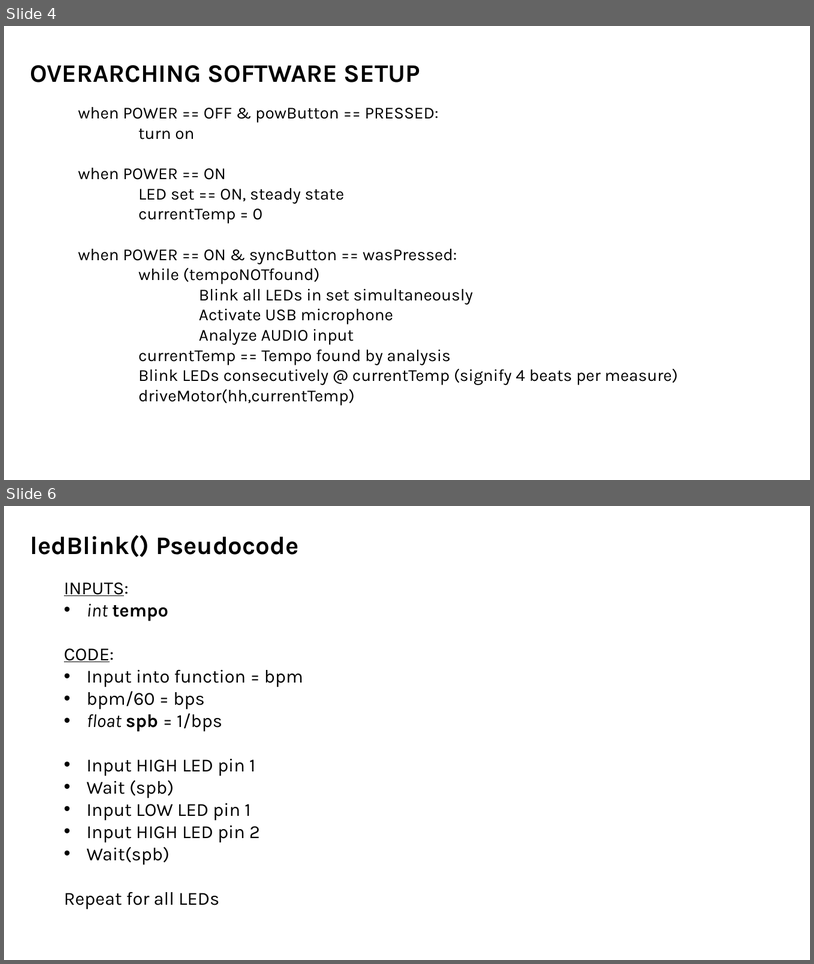
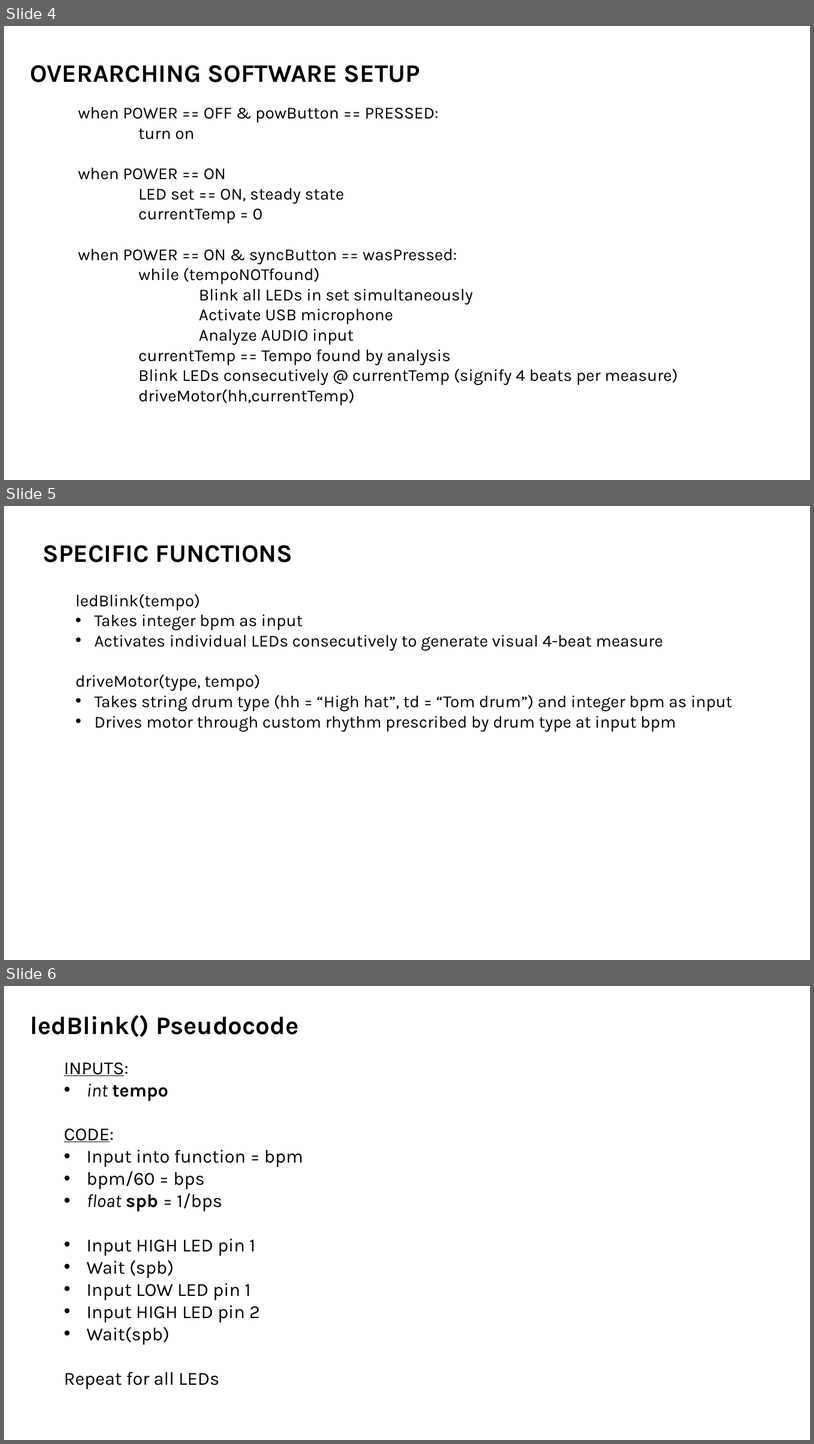
Before and after one commit to kmCoon/ENGI-301, a slide deck: project-01/docs/Cooney_Project_01_Software_Diagrams.pptx. Shown one above the other, each under a label of ours: slides 4 and 6 before the commit, slides 4, 5 and 6 after it; the slides between them are not shown. The pictures are 814x964 and 814x1444 pixels, drawn with LibreOffice and Linux fonts; fonts in the diff are those of the drawing. Boxes give left, top, right and bottom in pixels: in the first picture for what was removed or moved away, otherwise in the second. Text is boxed around its words. In the diff, an @@ line names an element or a change of style, - is before the commit and + after.

```diff
--- a/project-01/docs/Cooney_Project_01_Software_Diagrams.pptx
+++ b/project-01/docs/Cooney_Project_01_Software_Diagrams.pptx
@@ slide 5 added at <box>4,506,810,960</box>, background #FFFFFF @@
@@ text added at <box>43,545,293,562</box>, 30 pt, text #000000, bold @@
+SPECIFIC FUNCTIONS
@@ text added at <box>75,594,732,732</box>, 20 pt, text #000000 @@
+ledBlink(tempo)
+• Takes integer bpm as input
+• Activates individual LEDs consecutively to generate visual 4-beat measure
+driveMotor(type, tempo)
+• Takes string drum type (hh = “High hat”, td = “Tom drum”) and integer bpm as input
+• Drives motor through custom rhythm prescribed by drum type at input bpm
```
Also in this commit, not shown: 1 slide removed, 1 other file.
